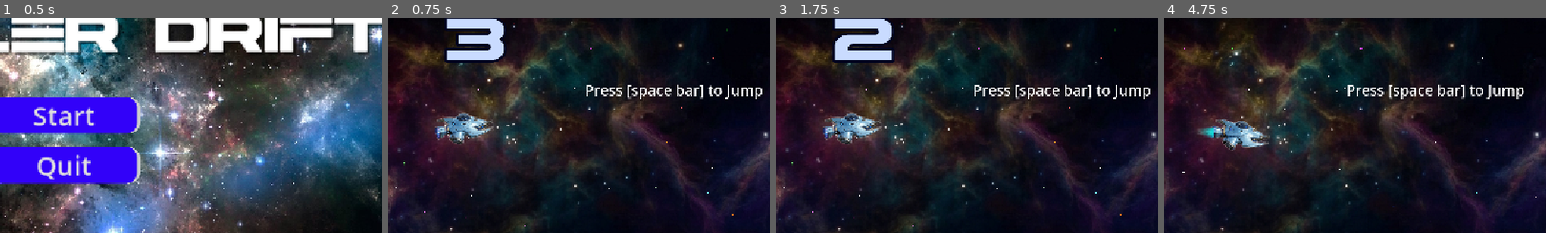
Above: before the commit, frames 1-4 (left to right).
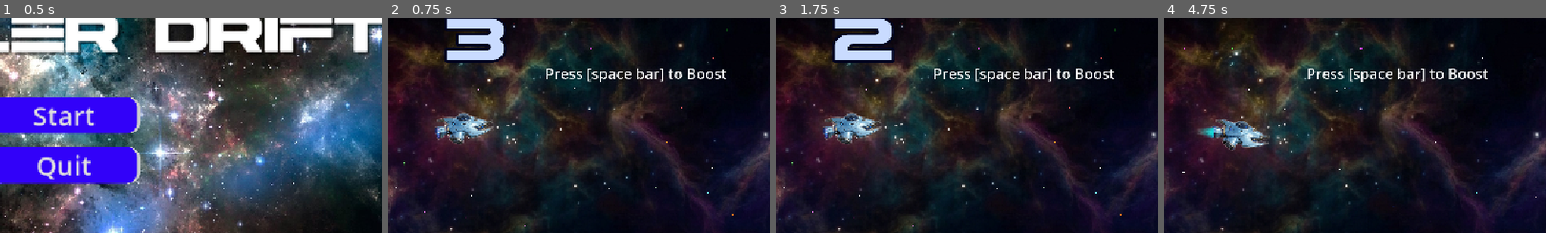
Above: after the commit, the same moments.

Repository: Anuk-thotawatta/StellerDrift
Game: Godot game, scene res://Assets/Scenes/main_menu.tscn
Two runs of this game, one before a commit and one after it. Both use one fixed random seed, a clock stepped at 60 frames per second and the inputs below.
Inputs (mouse positions are % of the whole screen's width and height, from its top left):
- Up to frame 1 (0.5 s): no input
- Up to frame 2 (0.75 s): click "Start" at 0.5 s
- Up to frame 3 (1.75 s): tap Space (jump) at 1.25, 1.52 s; move the mouse to (72, 45) at 1.27 s
- Up to frame 4 (4.75 s): tap Space (jump) at 2, 2.27, 2.75, 3.5, 3.77, 4.25, 4.52 s; move the mouse to (30, 55) at 2.02 s; move the mouse to (60, 28) at 2.77 s; move the mouse to (45, 70) at 3.52 s; move the mouse to (80, 65) at 4.27 s
The pictures show only the part of the screen within x 40-90%, y 25-75%; the shares and areas given below are measured in that part.

Frame 1 is identical in both runs. In frame 2, 1.8% of the frame differs, in the area x 41-98%, y 23-38%; in frame 3, 1.8%; in frame 4, 2.0%, in the area x 37-95%, y 23-38%.

Commit message:
added sounds to the game

Diff:
--- a/Assets/Objects/player.tscn
+++ b/Assets/Objects/player.tscn
@@ -5,6 +5,7 @@
 [ext_resource type="AudioStream" uid="uid://nigu1idiqcr4" path="res://Assets/sound/woosh.mp3" id="3_kpjtk"]
 [ext_resource type="Shader" uid="uid://cod7pyhpvwnx4" path="res://Assets/Shaders/exhaust.gdshader" id="4_pcvt2"]
 [ext_resource type="Shader" uid="uid://ciewlexkbtcit" path="res://Assets/Shaders/jumpJet.gdshader" id="5_4xdwk"]
+[ext_resource type="AudioStream" uid="uid://b5vbl20qak3p" path="res://Assets/sound/explosion.mp3" id="6_p0uke"]
 
 [sub_resource type="FastNoiseLite" id="FastNoiseLite_4xdwk"]
 seed = 6
@@ -93,3 +94,7 @@
 [node name="woosh" type="AudioStreamPlayer2D" parent="." unique_id=1963837134]
 process_mode = 3
 stream = ExtResource("3_kpjtk")
+
+[node name="explosion" type="AudioStreamPlayer2D" parent="." unique_id=1952441412]
+process_mode = 3
+stream = ExtResource("6_p0uke")
--- a/Assets/Scenes/Game.tscn
+++ b/Assets/Scenes/Game.tscn
@@ -9,6 +9,8 @@
 [ext_resource type="PackedScene" uid="uid://ch2hel60r6h55" path="res://Assets/Scenes/pause_menu.tscn" id="4_owchf"]
 [ext_resource type="Shader" uid="uid://sgjcnrhvmpni" path="res://Assets/Shaders/starField.gdshader" id="7_4iy6t"]
 [ext_resource type="FontFile" uid="uid://bpr51ycd2jhki" path="res://Assets/fonts/ASTERA v2.ttf" id="9_4e1g7"]
+[ext_resource type="AudioStream" uid="uid://b8ga2mr0hg6pb" path="res://Assets/sound/soundtrack1.mp3" id="10_g3py7"]
+[ext_resource type="AudioStream" uid="uid://xbqkdh1f5pi0" path="res://Assets/sound/beep.mp3" id="11_tim1p"]
 
 [sub_resource type="ShaderMaterial" id="ShaderMaterial_4e1g7"]
 shader = ExtResource("7_4iy6t")
@@ -149,13 +151,13 @@
 text = "3"
 
 [node name="Tutorial" type="Label" parent="initial_pillars/Asteroid_pillars" unique_id=1517293332]
-offset_left = -911.0
-offset_top = -181.0
-offset_right = -241.0
-offset_bottom = -105.0
+offset_left = -1061.0
+offset_top = -243.0
+offset_right = -376.0
+offset_bottom = -167.0
 theme_override_colors/font_color = Color(1, 1, 1, 1)
 theme_override_font_sizes/font_size = 55
-text = "Press [space bar] to Jump"
+text = "Press [space bar] to Boost"
 
 [node name="floorSky_limits" type="Area2D" parent="initial_pillars/Asteroid_pillars" unique_id=1218450829]
 position = Vector2(-1362, -4)
@@ -171,6 +173,16 @@
 [node name="Camera2D" type="Camera2D" parent="." unique_id=156824474]
 zoom = Vector2(0.4, 0.4)
 
+[node name="game_soundtrack" type="AudioStreamPlayer2D" parent="." unique_id=1632519022]
+process_mode = 3
+stream = ExtResource("10_g3py7")
+volume_db = 1.0
+
+[node name="beep" type="AudioStreamPlayer2D" parent="." unique_id=422775388]
+process_mode = 3
+stream = ExtResource("11_tim1p")
+volume_db = 10.0
+
 [connection signal="timeout" from="pillarSpawnTimer" to="." method="_on_tower_spawn_timer_timeout"]
 [connection signal="timeout" from="pillarSpawnTimer" to="." method="_on_pillar_spawn_timer_timeout"]
 [connection signal="body_entered" from="initial_pillars/Asteroid_pillars/floorSky_limits" to="." method="_on_floor_sky_limits_body_entered"]
--- a/Assets/Scenes/main_menu.tscn
+++ b/Assets/Scenes/main_menu.tscn
@@ -3,6 +3,8 @@
 [ext_resource type="Script" uid="uid://dbwmdq1tqxwyo" path="res://Assets/Scripts/main_menu.gd" id="1_fsbqx"]
 [ext_resource type="Texture2D" uid="uid://b34pwh1atbii7" path="res://Assets/Sprites/space_bg1.jpg" id="2_cbhea"]
 [ext_resource type="FontFile" uid="uid://bpr51ycd2jhki" path="res://Assets/fonts/ASTERA v2.ttf" id="3_tanm1"]
+[ext_resource type="AudioStream" uid="uid://b8ga2mr0hg6pb" path="res://Assets/sound/soundtrack1.mp3" id="4_tanm1"]
+[ext_resource type="AudioStream" uid="uid://b3vbfg0w8ua5e" path="res://Assets/sound/buttons.mp3" id="5_6qsvb"]
 
 [sub_resource type="StyleBoxTexture" id="StyleBoxTexture_x6jn2"]
 texture = ExtResource("2_cbhea")
@@ -107,5 +109,18 @@
 theme_override_styles/hover = SubResource("StyleBoxFlat_x6jn2")
 text = "Quit"
 
+[node name="game_soundtrack" type="AudioStreamPlayer2D" parent="." unique_id=1887805673]
+process_mode = 3
+stream = ExtResource("4_tanm1")
+volume_db = 1.0
+
+[node name="button_sound" type="AudioStreamPlayer2D" parent="." unique_id=1437709788]
+stream = ExtResource("5_6qsvb")
+volume_db = 17.0
+
+[connection signal="button_down" from="VBoxContainer/start_button" to="." method="_on_start_button_button_down"]
+[connection signal="mouse_entered" from="VBoxContainer/start_button" to="." method="_on_start_button_mouse_entered"]
 [connection signal="pressed" from="VBoxContainer/start_button" to="." method="_on_start_pressed"]
+[connection signal="button_down" from="VBoxContainer/quit_button" to="." method="_on_quit_button_button_down"]
+[connection signal="mouse_entered" from="VBoxContainer/quit_button" to="." method="_on_quit_button_mouse_entered"]
 [connection signal="pressed" from="VBoxContainer/quit_button" to="." method="_on_quit_pressed"]
--- a/Assets/Scenes/pause_menu.tscn
+++ b/Assets/Scenes/pause_menu.tscn
@@ -2,6 +2,7 @@
 
 [ext_resource type="Script" uid="uid://c5vt1k35wp317" path="res://Assets/Scripts/pause_menu.gd" id="1_6udtp"]
 [ext_resource type="Shader" uid="uid://dj38rmj2ynwok" path="res://Assets/Shaders/pause_blur.gdshader" id="1_jbhf4"]
+[ext_resource type="AudioStream" uid="uid://b3vbfg0w8ua5e" path="res://Assets/sound/buttons.mp3" id="3_dadan"]
 
 [sub_resource type="ShaderMaterial" id="ShaderMaterial_6udtp"]
 shader = ExtResource("1_jbhf4")
@@ -260,6 +261,16 @@
 [node name="AnimationPlayer" type="AnimationPlayer" parent="." unique_id=1352536446]
 libraries/ = SubResource("AnimationLibrary_dadan")
 
+[node name="button_sound" type="AudioStreamPlayer2D" parent="." unique_id=1505356103]
+stream = ExtResource("3_dadan")
+volume_db = 17.0
+
+[connection signal="button_down" from="Panel/VBoxContainer/resume_button" to="." method="_on_resume_button_button_down"]
+[connection signal="mouse_entered" from="Panel/VBoxContainer/resume_button" to="." method="_on_resume_button_mouse_entered"]
 [connection signal="pressed" from="Panel/VBoxContainer/resume_button" to="." method="_on_resume_button_pressed"]
+[connection signal="button_down" from="Panel/VBoxContainer/restart_button" to="." method="_on_restart_button_button_down"]
+[connection signal="mouse_entered" from="Panel/VBoxContainer/restart_button" to="." method="_on_restart_button_mouse_entered"]
 [connection signal="pressed" from="Panel/VBoxContainer/restart_button" to="." method="_on_restart_button_pressed"]
+[connection signal="button_down" from="Panel/VBoxContainer/quit_button" to="." method="_on_quit_button_button_down"]
+[connection signal="mouse_entered" from="Panel/VBoxContainer/quit_button" to="." method="_on_quit_button_mouse_entered"]
 [connection signal="pressed" from="Panel/VBoxContainer/quit_button" to="." method="_on_quit_button_pressed"]
--- a/Assets/Scripts/game.gd
+++ b/Assets/Scripts/game.gd
@@ -10,6 +10,8 @@
 @onready var background1: Sprite2D = $background1
 @onready var explosion_fx: ColorRect = $Explosion_fx
 @onready var star_field: ColorRect = $StarField
+@onready var game_soundtrack: AudioStreamPlayer2D = $game_soundtrack
+@onready var beep: AudioStreamPlayer2D = $beep
 
 var background2: Sprite2D
 var bg_width
@@ -44,9 +46,11 @@
 	var x=3
 	while x>=0:
 		countdown.text = str(x)
+		beep.play()
 		await get_tree().create_timer(1.0).timeout
 		x-=1
 	countdown.hide()
+	game_soundtrack.play()
 	player.show_exhaust()
 	get_tree().paused = false
 
@@ -79,6 +83,7 @@
 
 func player_died():
 	get_tree().paused = true
+	player.play_explosion_audio()
 	explosion_fx.global_position = player.global_position - explosion_fx.size / 2.0
 	explosion_fx.process_mode = Node.PROCESS_MODE_ALWAYS
 	explosion_fx.material.set_shader_parameter("progress", 0.0)
--- a/Assets/Scripts/main_menu.gd
+++ b/Assets/Scripts/main_menu.gd
@@ -1,9 +1,12 @@
 extends Control
 
+@onready var game_soundtrack: AudioStreamPlayer2D = $game_soundtrack
+@onready var button_sound: AudioStreamPlayer2D = $button_sound
 
 # Called when the node enters the scene tree for the first time.
 func _ready() -> void:
 	pass # Replace with function body.
+	game_soundtrack.play()
 
 func _on_quit_pressed() -> void:
 	print("quit pressed")
@@ -13,3 +16,15 @@
 	print("start pressed")
 	Input.set_mouse_mode(Input.MOUSE_MODE_HIDDEN)
 	get_tree().change_scene_to_file("res://Assets/Scenes/Game.tscn")
+
+func _on_start_button_mouse_entered() -> void:
+	button_sound.play()
+
+func _on_start_button_button_down() -> void:
+	button_sound.play()
+
+func _on_quit_button_mouse_entered() -> void:
+	button_sound.play()
+
+func _on_quit_button_button_down() -> void:
+	button_sound.play()
--- a/Assets/Scripts/pause_menu.gd
+++ b/Assets/Scripts/pause_menu.gd
@@ -1,4 +1,6 @@
 extends Control
+
+@onready var button_sound: AudioStreamPlayer2D = $button_sound
 
 func _ready():
 	$AnimationPlayer.play("RESET")
@@ -39,3 +41,21 @@
 
 func _process(delta):
 	hit_escape()
+
+func _on_resume_button_button_down() -> void:
+	button_sound.play()
+
+func _on_resume_button_mouse_entered() -> void:
+	button_sound.play()
+
+func _on_restart_button_button_down() -> void:
+	button_sound.play()
+
+func _on_restart_button_mouse_entered() -> void:
+	button_sound.play()
+
+func _on_quit_button_button_down() -> void:
+	button_sound.play()
+
+func _on_quit_button_mouse_entered() -> void:
+	button_sound.play()
--- a/Assets/Scripts/playerController.gd
+++ b/Assets/Scripts/playerController.gd
@@ -7,6 +7,7 @@
 const tilt_down = 65.00
 const tilt_speed = 8.0
 
+@onready var explosion: AudioStreamPlayer2D = $explosion
 @onready var woosh: AudioStreamPlayer2D = $woosh
 @onready var exhaust_fx: ColorRect = $Exhaust_fx
 @onready var jump_jet_fx: ColorRect = $JumpJet_fx
@@ -16,6 +17,9 @@
 
 func hide_exhaust():
 	exhaust_fx.hide()
+
+func play_explosion_audio():
+	explosion.play()
 
 func play_burst():
 	jump_jet_fx.material.set_shader_parameter("burst_progress", 0.5)
Not shown, added: Assets/sound/beep.mp3.import
Not shown, added: Assets/sound/buttons.mp3.import
Not shown, added: Assets/sound/explosion.mp3.import
Not shown, added: Assets/sound/ship_noise1.mp3.import
Not shown, added: Assets/sound/ship_noise2.mp3.import
Not shown, added: Assets/sound/ship_noise3.mp3.import
Not shown, added: Assets/sound/soundtrack1.mp3.import
Not shown, added: Assets/sound/beep.mp3
Not shown, added: Assets/sound/buttons.mp3
Not shown, added: Assets/sound/explosion.mp3
Not shown, added: Assets/sound/ship_noise1.mp3
Not shown, added: Assets/sound/ship_noise2.mp3
(and 2 more such lines)
